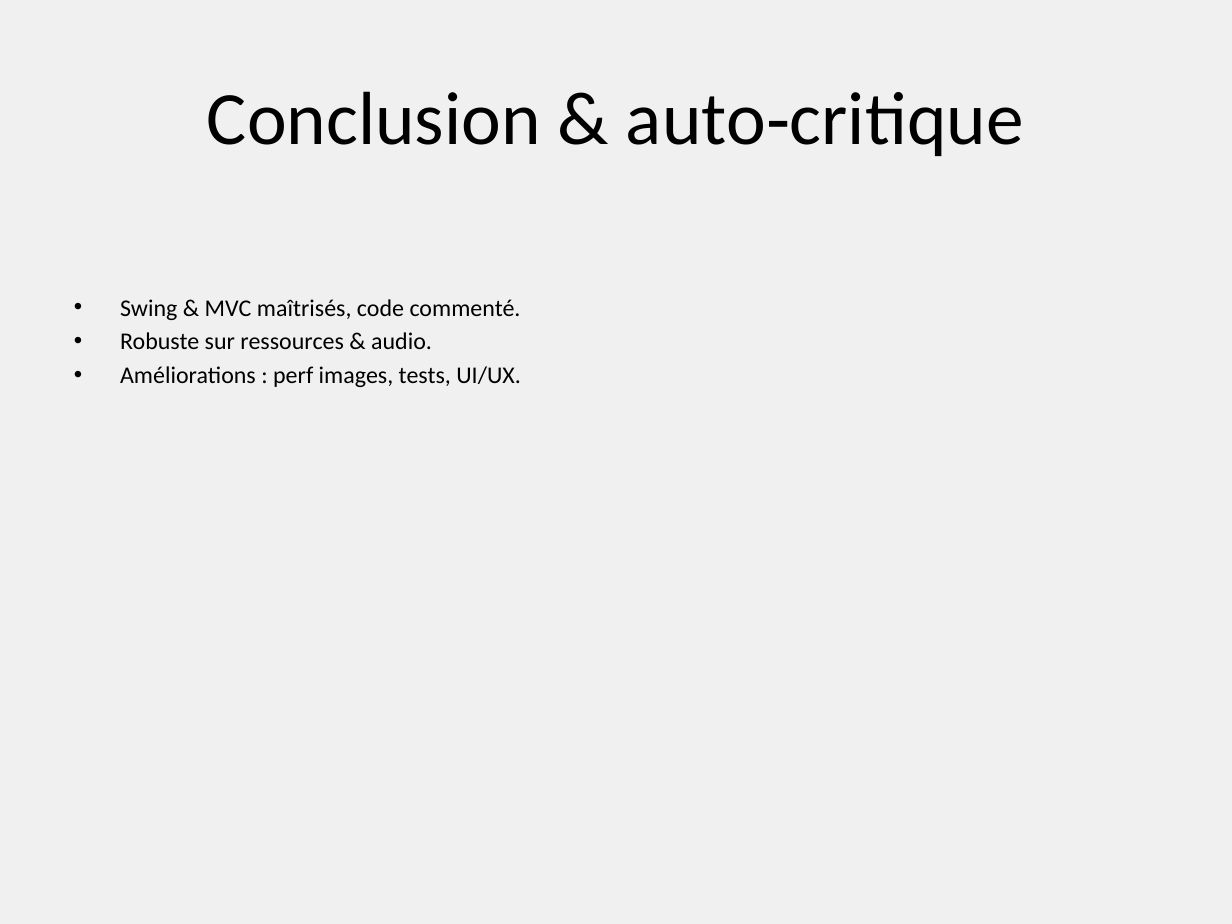
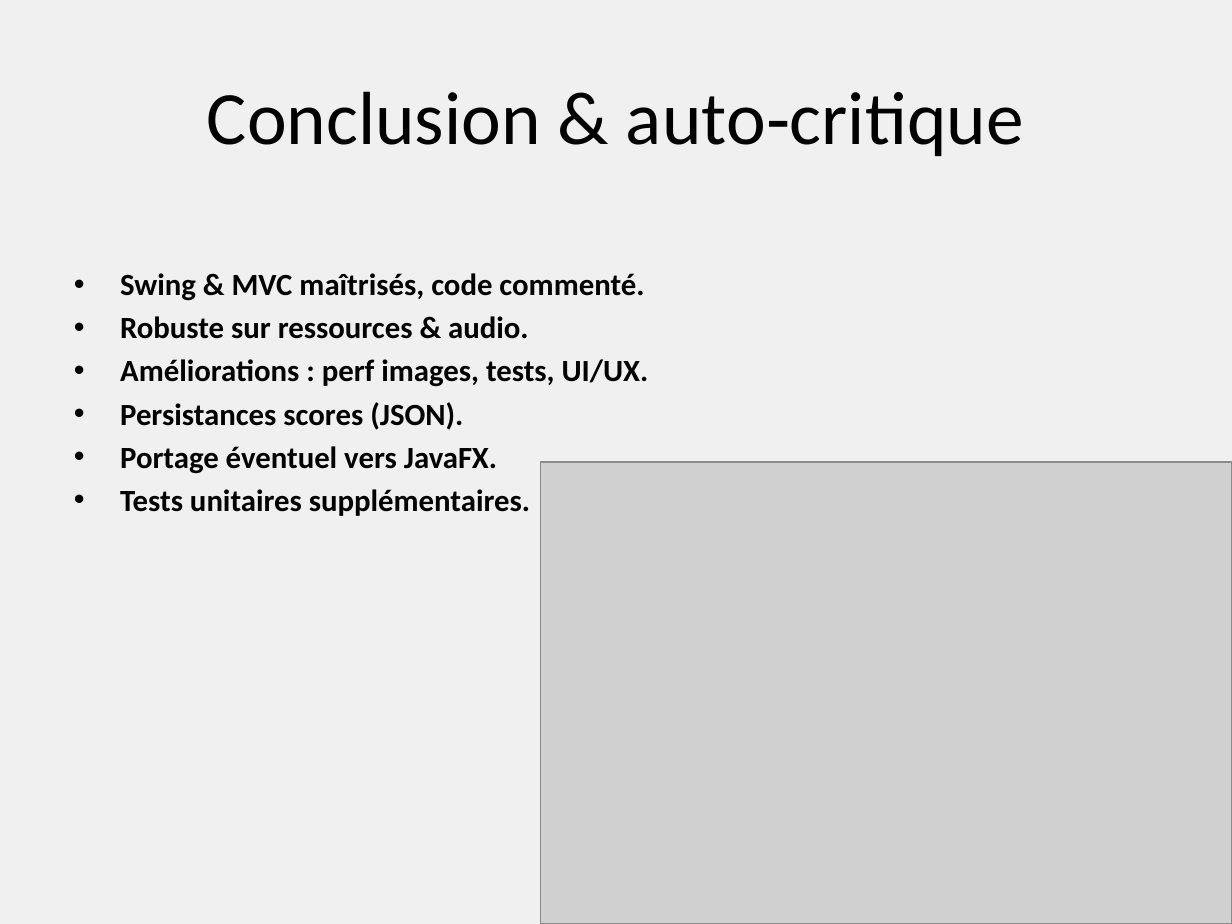
Before and after one commit to Bobyte5923/SoundOfWorld, a slide deck: slide 16 of SoundOfWorld.pptx (slide 18 before the commit). Drawn at 1232x924 pixels with LibreOffice and Linux fonts; fonts in the diff are those of the drawing; grey boxes stand for pictures. Boxes give left, top, right and bottom in pixels: in the first picture for what was removed or moved away, otherwise in the second. Text is boxed around its words. In the diff, an @@ line names an element or a change of style, - is before the commit and + after.

```diff
--- a/SoundOfWorld.pptx
+++ b/SoundOfWorld.pptx
@@ text at (120,273,649,387): size 14 to 18 pt, bold on in "Swing & MVC maîtrisés, code commenté.", "Robuste sur ressources & audio.", "Améliorations : perf images, tests, UI/UX." @@
@@ text at (120,402,530,516): paragraphs added @@
+• Persistances scores (JSON).
+• Portage éventuel vers JavaFX.
+• Tests unitaires supplémentaires.
@@ picture added at (541,462,1232,924) @@
```
Also in this commit, not shown: 11 other slides changed, 3 slides added, 5 slides removed, 1 other file.
